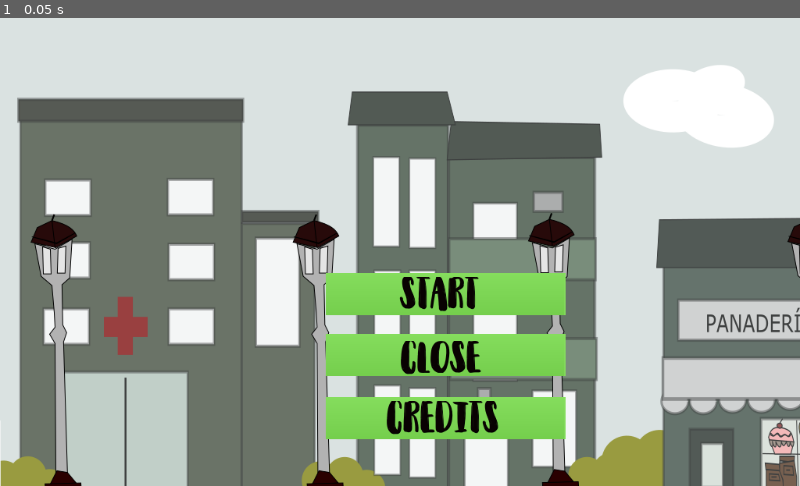
Above: before the commit, frame 1.
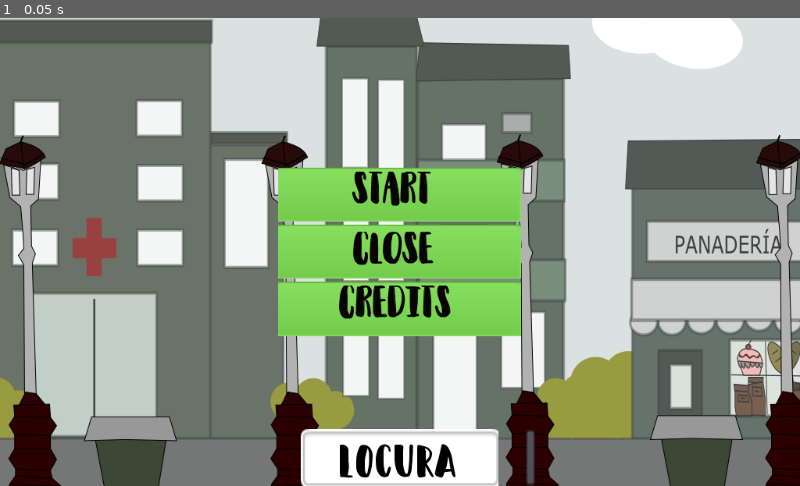
Above: after the commit, the same moment.

Repository: vallemrv/quarantine_jam
Game: Godot game, scene res://scenes/Control.tscn
Same seed, same stepped clock (60 frames per second), same inputs: the game is played once before the commit and once after it. This scene is started directly instead of the project's main scene.
Inputs:
- Up to frame 1 (0.05 s): no input

The runs differ from the first frame. In frame 1, 72% of the frame differs, in the area x 0-100%, y 0-100%.

Commit message:
Titulo

Diff:
--- a/game/scenes/Control.tscn
+++ b/game/scenes/Control.tscn
@@ -1,54 +1,84 @@
-[gd_scene load_steps=9 format=2]
+[gd_scene load_steps=11 format=2]
 
 [ext_resource path="res://art/fondo.png" type="Texture" id=1]
 [ext_resource path="res://art/UIpack/Spritesheet/greenSheet.png" type="Texture" id=2]
 [ext_resource path="res://art/Fuentes/snubnose DEMO.otf" type="DynamicFontData" id=3]
 [ext_resource path="res://art/Fuentes/Happy-Camper-Regular.ttf" type="DynamicFontData" id=4]
 [ext_resource path="res://art/Music/awesomeness.wav" type="AudioStream" id=5]
-
-[sub_resource type="DynamicFont" id=1]
+[ext_resource path="res://art/UIpack/Spritesheet/greySheet.png" type="Texture" id=6]
+
+[sub_resource type="AtlasTexture" id=1]
+flags = 4
+atlas = ExtResource( 6 )
+region = Rect2( 0, 0, 192, 48 )
+
+[sub_resource type="DynamicFont" id=2]
 size = 60
 outline_color = Color( 0, 0, 0, 1 )
 font_data = ExtResource( 4 )
 
-[sub_resource type="AtlasTexture" id=2]
+[sub_resource type="AtlasTexture" id=3]
 flags = 4
 atlas = ExtResource( 2 )
 region = Rect2( 194, 1, 183, 41 )
 
-[sub_resource type="DynamicFont" id=3]
+[sub_resource type="DynamicFont" id=4]
 size = 54
 outline_color = Color( 0, 0, 0, 1 )
 font_data = ExtResource( 3 )
 
 [node name="Control" type="Control"]
-anchor_right = 1.0
-anchor_bottom = 1.0
-margin_left = 8.0
-margin_top = 2.0
-margin_right = 101.0
-margin_bottom = 197.0
+anchor_left = 0.5
+anchor_top = 0.5
+anchor_right = 0.5
+anchor_bottom = 0.5
+margin_left = -558.5
+margin_top = -397.5
+margin_right = 558.5
+margin_bottom = 397.5
 __meta__ = {
 "_edit_use_anchors_": false,
 "_edit_vertical_guides_": [ 409.196, 716.728 ]
 }
 
 [node name="TextureRect" type="TextureRect" parent="."]
-margin_left = -46.0
-margin_top = -4.0
-margin_right = 1119.0
-margin_bottom = 801.0
+anchor_left = 0.5
+anchor_top = 0.5
+anchor_right = 0.5
+anchor_bottom = 0.5
+margin_left = -589.5
+margin_top = -402.5
+margin_right = 582.5
+margin_bottom = 402.5
 texture = ExtResource( 1 )
 __meta__ = {
 "_edit_use_anchors_": false
 }
 
-[node name="RichTextLabel" type="RichTextLabel" parent="."]
-margin_left = 487.0
-margin_top = 657.0
-margin_right = 720.0
-margin_bottom = 900.0
-custom_fonts/normal_font = SubResource( 1 )
+[node name="TextureRect2" type="TextureRect" parent="."]
+anchor_left = 0.5
+anchor_top = 1.0
+anchor_right = 0.5
+anchor_bottom = 1.0
+margin_left = -126.5
+margin_top = -170.0
+margin_right = 126.5
+margin_bottom = -96.0
+texture = SubResource( 1 )
+expand = true
+__meta__ = {
+"_edit_use_anchors_": false
+}
+
+[node name="RichTextLabel" type="RichTextLabel" parent="TextureRect2"]
+anchor_top = 0.5
+anchor_right = 1.0
+anchor_bottom = 0.5
+margin_left = 47.3494
+margin_top = -35.9243
+margin_right = 47.3494
+margin_bottom = 36.0757
+custom_fonts/normal_font = SubResource( 2 )
 custom_colors/default_color = Color( 0, 0, 0, 1 )
 custom_colors/selection_color = Color( 0, 0, 0, 1 )
 custom_colors/font_color_selected = Color( 0, 0, 0, 1 )
@@ -58,31 +88,46 @@
 "_edit_use_anchors_": false
 }
 
-[node name="TextureButton" type="TextureButton" parent="."]
-margin_left = 409.308
-margin_top = 324.928
-margin_right = 716.308
-margin_bottom = 378.928
+[node name="AudioStreamPlayer2D" type="AudioStreamPlayer2D" parent="."]
+stream = ExtResource( 5 )
+autoplay = true
+
+[node name="VBoxContainer" type="VBoxContainer" parent="."]
+anchor_left = 0.5
+anchor_top = 0.5
+anchor_right = 0.5
+anchor_bottom = 0.5
+margin_left = -155.5
+margin_top = -108.0
+margin_right = 155.5
+margin_bottom = 108.0
+__meta__ = {
+"_edit_use_anchors_": false
+}
+
+[node name="TextureButton" type="TextureButton" parent="VBoxContainer"]
+margin_right = 311.0
+margin_bottom = 69.0
 rect_pivot_offset = Vector2( 174.492, 35.202 )
 size_flags_horizontal = 3
 size_flags_vertical = 3
-texture_normal = SubResource( 2 )
-texture_pressed = SubResource( 2 )
-texture_hover = SubResource( 2 )
-texture_disabled = SubResource( 2 )
-texture_focused = SubResource( 2 )
+texture_normal = SubResource( 3 )
+texture_pressed = SubResource( 3 )
+texture_hover = SubResource( 3 )
+texture_disabled = SubResource( 3 )
+texture_focused = SubResource( 3 )
 expand = true
 stretch_mode = 6
 __meta__ = {
 "_edit_use_anchors_": false
 }
 
-[node name="RichTextLabel" type="RichTextLabel" parent="TextureButton"]
+[node name="RichTextLabel" type="RichTextLabel" parent="VBoxContainer/TextureButton"]
 margin_left = 93.8882
 margin_top = 4.94412
 margin_right = 285.888
 margin_bottom = 104.944
-custom_fonts/normal_font = SubResource( 3 )
+custom_fonts/normal_font = SubResource( 4 )
 custom_colors/default_color = Color( 0.0392157, 0.0117647, 0.0117647, 1 )
 custom_colors/font_color_selected = Color( 0, 0, 0, 1 )
 custom_colors/font_color_shadow = Color( 0, 0, 0, 1 )
@@ -92,31 +137,30 @@
 "_edit_use_anchors_": false
 }
 
-[node name="TextureButton2" type="TextureButton" parent="."]
-margin_left = 409.436
-margin_top = 403.407
-margin_right = 716.436
-margin_bottom = 457.407
+[node name="TextureButton2" type="TextureButton" parent="VBoxContainer"]
+margin_top = 73.0
+margin_right = 311.0
+margin_bottom = 142.0
 rect_pivot_offset = Vector2( 174.492, 35.202 )
 size_flags_horizontal = 3
 size_flags_vertical = 3
-texture_normal = SubResource( 2 )
-texture_pressed = SubResource( 2 )
-texture_hover = SubResource( 2 )
-texture_disabled = SubResource( 2 )
-texture_focused = SubResource( 2 )
+texture_normal = SubResource( 3 )
+texture_pressed = SubResource( 3 )
+texture_hover = SubResource( 3 )
+texture_disabled = SubResource( 3 )
+texture_focused = SubResource( 3 )
 expand = true
 stretch_mode = 6
 __meta__ = {
 "_edit_use_anchors_": false
 }
 
-[node name="RichTextLabel2" type="RichTextLabel" parent="TextureButton2"]
+[node name="RichTextLabel2" type="RichTextLabel" parent="VBoxContainer/TextureButton2"]
 margin_left = 95.1118
 margin_top = 8.93411
 margin_right = 287.112
 margin_bottom = 108.934
-custom_fonts/normal_font = SubResource( 3 )
+custom_fonts/normal_font = SubResource( 4 )
 custom_colors/default_color = Color( 0.0392157, 0.0117647, 0.0117647, 1 )
 custom_colors/font_color_selected = Color( 0, 0, 0, 1 )
 custom_colors/font_color_shadow = Color( 0, 0, 0, 1 )
@@ -126,31 +170,30 @@
 "_edit_use_anchors_": false
 }
 
-[node name="TextureButton3" type="TextureButton" parent="."]
-margin_left = 408.662
-margin_top = 484.34
-margin_right = 715.662
-margin_bottom = 538.34
+[node name="TextureButton3" type="TextureButton" parent="VBoxContainer"]
+margin_top = 146.0
+margin_right = 311.0
+margin_bottom = 216.0
 rect_pivot_offset = Vector2( 174.492, 35.202 )
 size_flags_horizontal = 3
 size_flags_vertical = 3
-texture_normal = SubResource( 2 )
-texture_pressed = SubResource( 2 )
-texture_hover = SubResource( 2 )
-texture_disabled = SubResource( 2 )
-texture_focused = SubResource( 2 )
+texture_normal = SubResource( 3 )
+texture_pressed = SubResource( 3 )
+texture_hover = SubResource( 3 )
+texture_disabled = SubResource( 3 )
+texture_focused = SubResource( 3 )
 expand = true
 stretch_mode = 6
 __meta__ = {
 "_edit_use_anchors_": false
 }
 
-[node name="RichTextLabel3" type="RichTextLabel" parent="TextureButton3"]
+[node name="RichTextLabel3" type="RichTextLabel" parent="VBoxContainer/TextureButton3"]
 margin_left = 76.9589
 margin_top = 5.06363
 margin_right = 268.959
 margin_bottom = 105.064
-custom_fonts/normal_font = SubResource( 3 )
+custom_fonts/normal_font = SubResource( 4 )
 custom_colors/default_color = Color( 0.0392157, 0.0117647, 0.0117647, 1 )
 custom_colors/font_color_selected = Color( 0, 0, 0, 1 )
 custom_colors/font_color_shadow = Color( 0, 0, 0, 1 )
@@ -159,7 +202,3 @@
 __meta__ = {
 "_edit_use_anchors_": false
 }
-
-[node name="AudioStreamPlayer2D" type="AudioStreamPlayer2D" parent="."]
-stream = ExtResource( 5 )
-autoplay = true
Not shown, added: game/art/Music/Komiku - Tale on the Late - 12 We have to do something.wav.import
